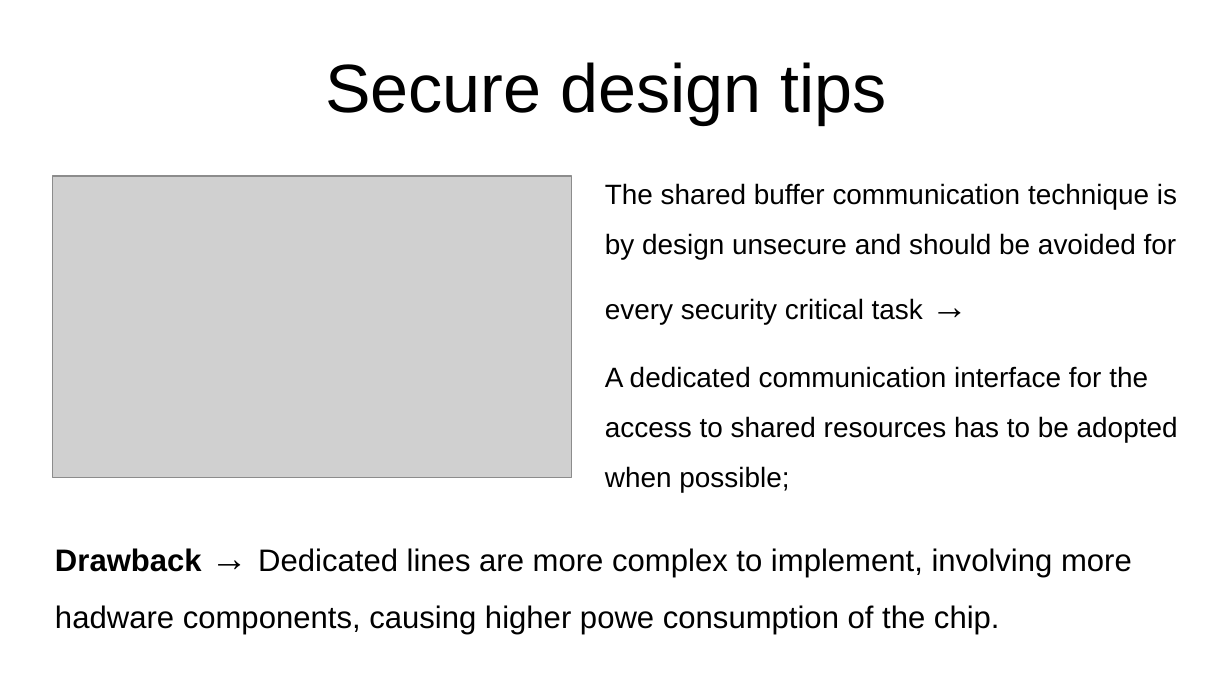
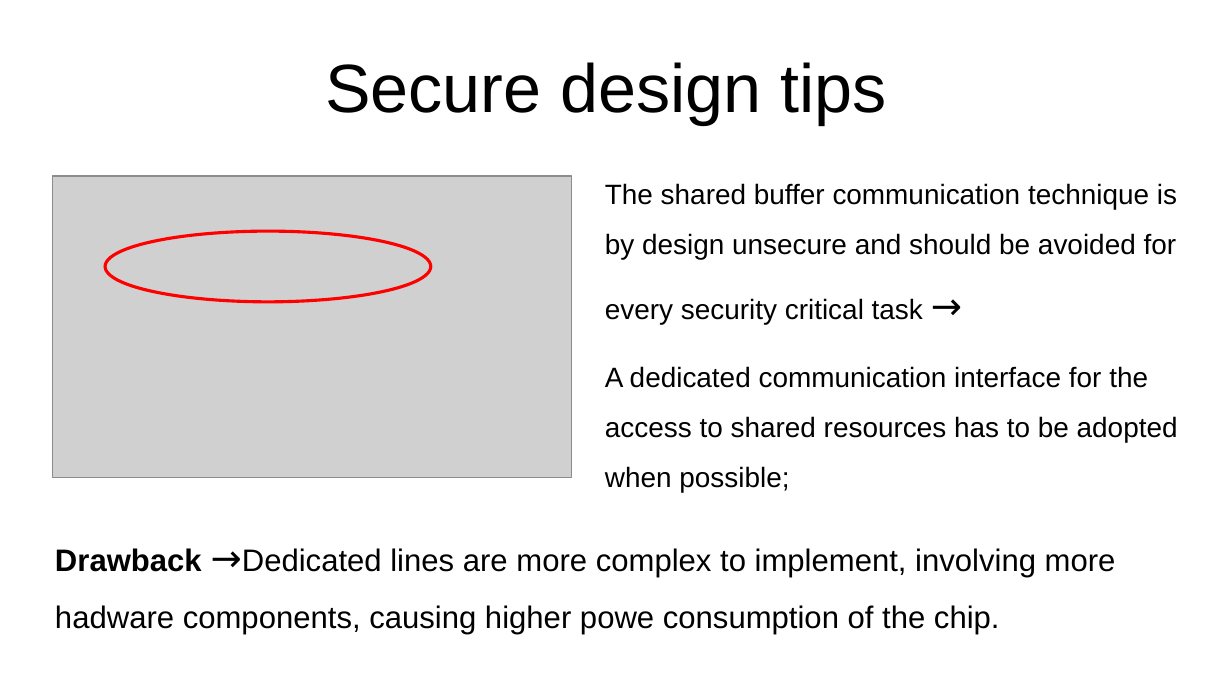
Before and after one commit to Rijndael99/hw_vulnerabilities, a slide deck: slide 16 of presentation1.pptx. Drawn at 1232x693 pixels with LibreOffice and Linux fonts; fonts in the diff are those of the drawing; grey boxes stand for pictures. Boxes give left, top, right and bottom in pixels: in the first picture for what was removed or moved away, otherwise in the second. Text is boxed around its words. In the diff, an @@ line names an element or a change of style, - is before the commit and + after.

```diff
--- a/presentation1.pptx
+++ b/presentation1.pptx
@@ text at box(605, 183, 1177, 324): font Arial to Cabin in "→" @@
@@ ellipse added at box(105, 231, 430, 302), outline #FF0000 2 pt @@
@@ text at box(55, 548, 1116, 634): spaces changed @@
-Drawback → Dedicated lines are more complex to implement, involving more hadware components, causing higher powe consumption of the chip.
+Drawback →Dedicated lines are more complex to implement, involving more hadware components, causing higher powe consumption of the chip.
```
Also in this commit, not shown: 4 other slides changed, 1 slide added.
